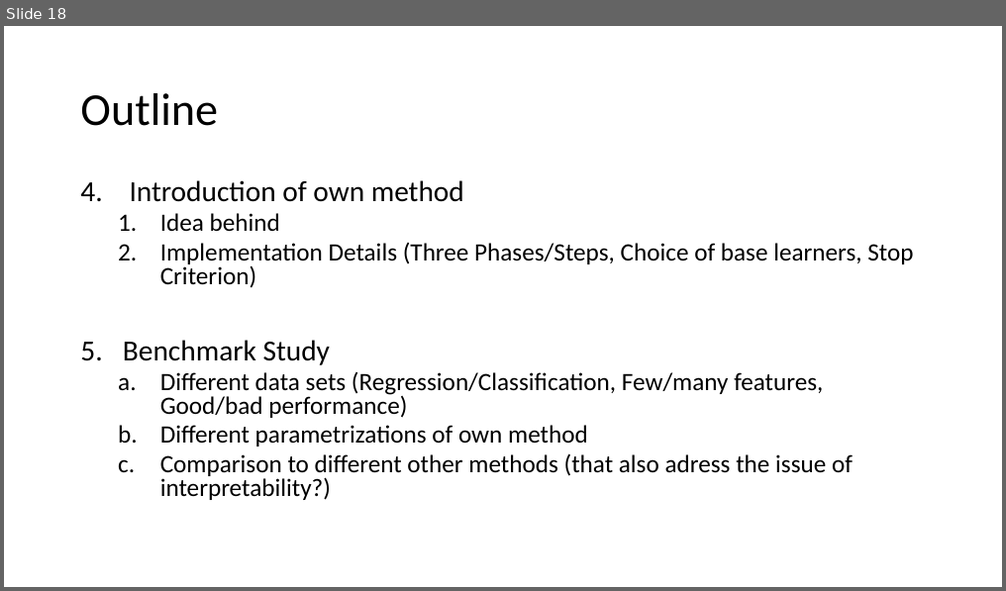
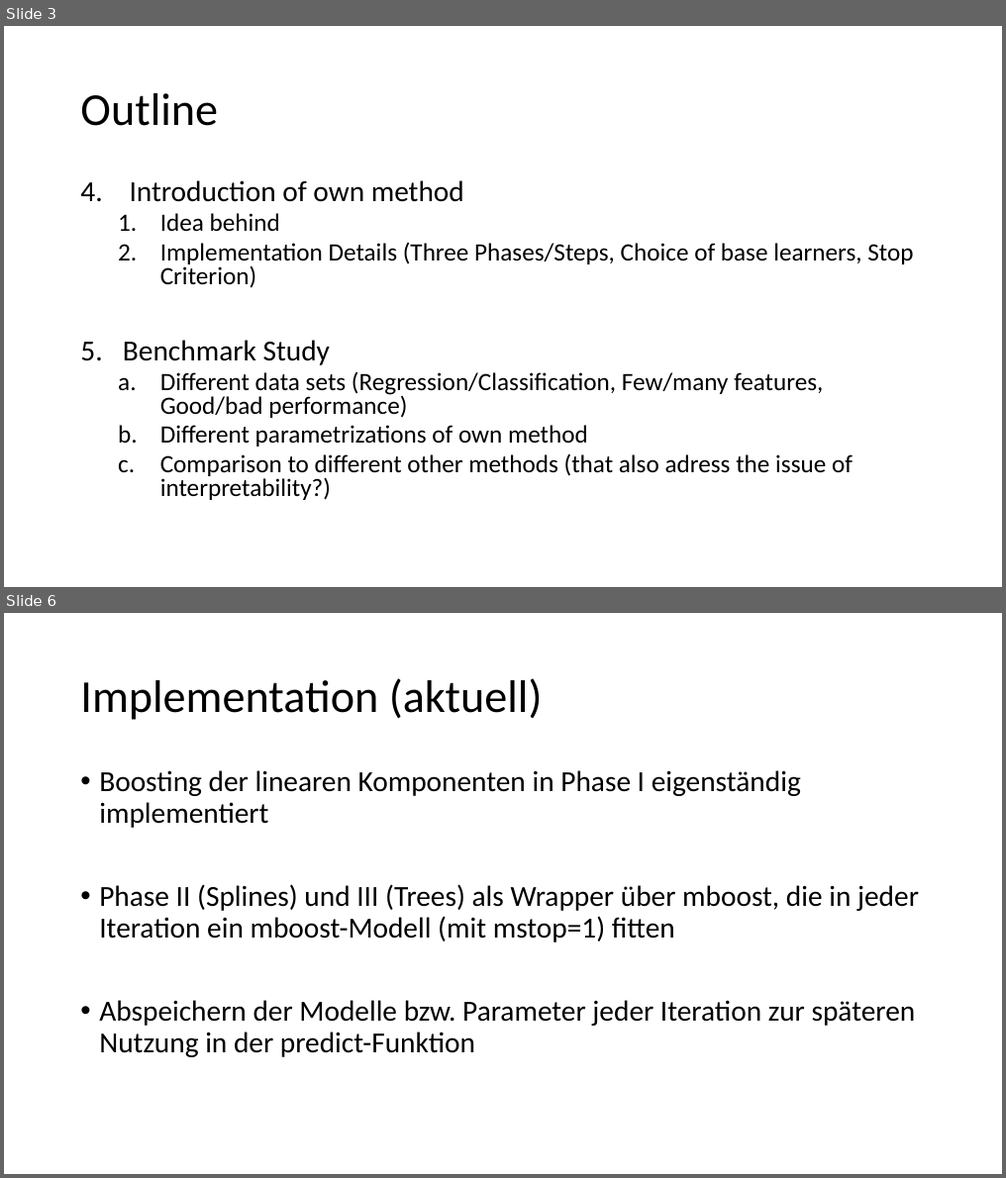
Before and after one commit to LorenzHaller/InterpretableCompBoosting, a slide deck: Interpretable Comp Boosting 02.09.19.pptx. Shown one above the other, each under a label of ours: slide 18 before the commit, slides 3 and 6 after it; the slides between them are not shown. The pictures are 1006x591 and 1006x1178 pixels, drawn with LibreOffice and Linux fonts; fonts in the diff are those of the drawing. Boxes give left, top, right and bottom in pixels: in the first picture for what was removed or moved away, otherwise in the second. Text is boxed around its words. In the diff, an @@ line names an element or a change of style, - is before the commit and + after.

Commit message:
Making method more efficient by using mboost smarter

```diff
--- a/Interpretable Comp Boosting 02.09.19.pptx
+++ b/Interpretable Comp Boosting 02.09.19.pptx
@@ slide 6 added at (4,613,1002,1174), background #FFFFFF @@
@@ title added at (80,678,543,720), 44 pt, text #000000 @@
+Implementation (aktuell)
@@ text added at (99,770,919,1058), 28 pt, text #000000 @@
+• Boosting der linearen Komponenten in Phase I eigenständig implementiert
+• Phase II (Splines) und III (Trees) als Wrapper über mboost, die in jeder Iteration ein mboost-Modell (mit mstop=1) fitten
+• Abspeichern der Modelle bzw. Parameter jeder Iteration zur späteren Nutzung in der predict-Funktion
@@ what was slide 18 is now slide 3 @@
```
Also in this commit, not shown: 5 slides changed, 1 other file.
